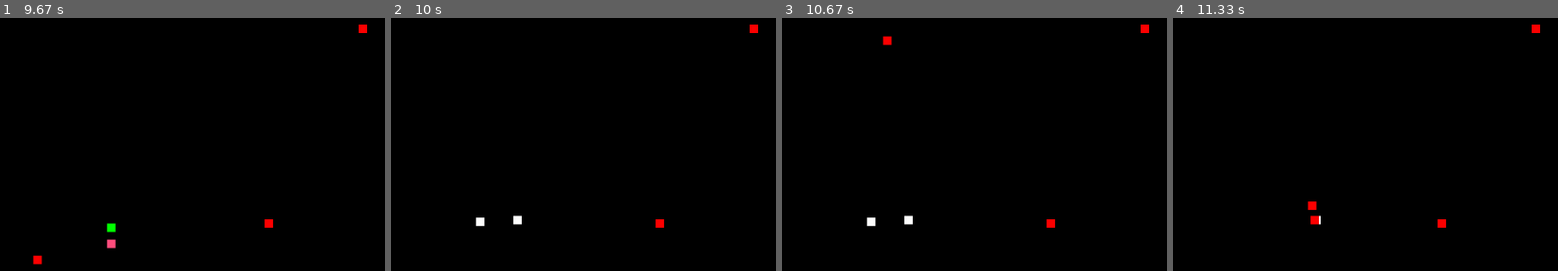
Above: before the commit, frames 1-4 (left to right).
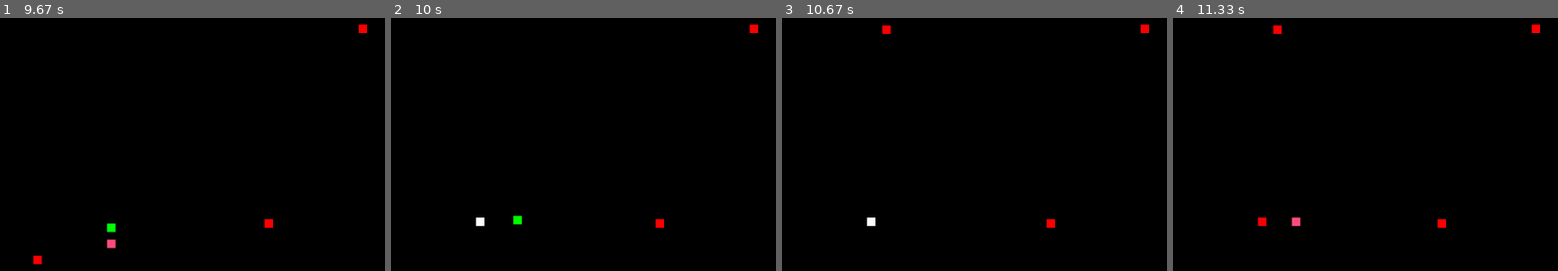
Above: after the commit, the same moments.

Repository: DominantaDev/battlepygame
Game: pygame game, started from main.py
Same seed, same stepped clock (60 frames per second), same inputs: the game is played once before the commit and once after it.
Inputs:
- Up to frame 1 (9.67 s): hold Right 0.33-0.8 s; tap D at 1.83, 7.4 s; tap A at 3.23, 8.73 s; tap S at 4.57 s; tap W at 6.07 s; hold Down from 9.63 s (still down)
- Up to frame 2 (10 s): keep holding Down
- Up to frame 3 (10.67 s): release Down at 10.1 s
- Up to frame 4 (11.33 s): no input
The pictures show only the part of the screen within x 30-80%, y 19-69%; the shares and areas given below are measured in that part.

Frame 1 is identical in both runs. In frame 2, less than 0.1% of the frame differs, in the area x 31-34%, y 78-82%; in frame 3, 0.3%; in frame 4, 0.5%, in the area x 22-39%, y 2-83%.

Commit message:
0.2.3.2.2 - виды врагов и статус-эффекты

Diff:
--- /dev/null
+++ b/classes/effect.py
@@ -0,0 +1,15 @@
+from components.component import Component
+
+
+class Effect:
+    def __init__(
+            self,
+            name: str,
+            action,
+            comp: Component = None,
+            once: bool = True
+    ):
+        self.name = name
+        self.action = action
+        self.comp = comp
+        self.once = once
--- a/classes/enum_components.py
+++ b/classes/enum_components.py
@@ -18,3 +18,4 @@
     SHARPNESS = auto()
     LIFETIME = auto()
     INFO = auto()
+    EFFECT = auto()
--- a/classes/enums.py
+++ b/classes/enums.py
@@ -22,3 +22,9 @@
 class ClassEnemy(Enum):
     MELEE = "Melee"
     RANGE = "Range"
+
+
+class EffectsEnum(Enum):
+    BURNING = auto()
+    SLOWNESS = auto()
+    FASTNESS = auto()
--- a/classes/enums_objs.py
+++ b/classes/enums_objs.py
@@ -4,8 +4,11 @@
 
 from classes.character import Character
 from classes.enemy import Enemy
-from classes.enums import ClassChar, ClassEnemy
+from classes.enum_components import EC
+from classes.enums import ClassChar, ClassEnemy, DamageType
 from classes.weapon import Weapon
+from components.damage import Damage
+from classes.effect import Effect
 from world import CEIL
 
 
@@ -58,7 +61,15 @@
         scale=Vector2(CEIL, CEIL),
         radius=1000,
         type_enemy=ClassEnemy.RANGE,
-        weapon=Weapon(
-            30, 10000, 30, 3000, 10000
-        )
+        weapon=Weapon(30, 10000, 30, 3000, 10000)
     )
+
+
+class EffectsEnum(Enum):
+    BURNING = Effect(
+        "Burning",
+        lambda obj, force: obj.PinComponent(
+            Damage(force, DamageType.MAGIC, False)),
+        None,
+        False
+    )
--- a/components/component.py
+++ b/components/component.py
@@ -1,4 +1,7 @@
+import copy
+
 from classes.enum_components import EC
+from classes.timer import Timer
 
 
 class Component:
@@ -7,3 +10,11 @@
             title: EC
     ):
         self.title = title
+
+    def save(
+            self,
+            delay
+    ):
+        i = copy.deepcopy(self)
+        Timer(delay, lambda: (self := copy.deepcopy(i)), False)
+        return self
--- a/components/damage.py
+++ b/components/damage.py
@@ -9,9 +9,11 @@
     def __init__(
             self,
             value: int = 10,
-            dmg_type: DamageType = DamageType.PHYSICAL
+            dmg_type: DamageType = DamageType.PHYSICAL,
+            invul_on: bool = True
     ):
         super().__init__(type(self)._title)
 
         self.value = value
         self.dmg_type = dmg_type
+        self.invul_on = invul_on
--- /dev/null
+++ b/components/effect_comp.py
@@ -0,0 +1,23 @@
+from classes.effect import Effect
+from classes.enum_components import EC
+from components.component import Component
+
+
+class EffectComp(Component):
+    _title = EC.EFFECT
+
+    def __init__(
+            self,
+            template: Effect,
+            duration: int,
+            force: float,
+            infinity: bool = False
+    ):
+        super().__init__(type(self)._title)
+
+        self.template = template
+        self.duration = duration
+        self.force = force
+        self.infinity = infinity
+
+        self.done = False
--- a/components/lifetime.py
+++ b/components/lifetime.py
@@ -26,5 +26,5 @@
             last_pos: Vector2,
             speed: float
     ):
-        print(f"{(last_pos-first_pos).len/speed} секунд ибо speed={speed}, дистанция={(last_pos-first_pos).len}")
+        # print(f"{(last_pos-first_pos).len/speed} секунд ибо speed={speed}, дистанция={(last_pos-first_pos).len}")
         return Lifetime(((last_pos-first_pos).len/speed)*1000, parent)
--- a/main.py
+++ b/main.py
@@ -9,6 +9,7 @@
 from systems.ai_system import AISystem
 from systems.collider_system import ColliderSystem
 from systems.damage_system import DamageSystem
+from systems.effect_system import EffectSystem
 from systems.hp_system import HPSystem
 from systems.impulse_system import ImpulseSystem
 from systems.input_system import InputSystem
@@ -74,6 +75,7 @@
     for ent in Object.ALL:
         InputSystem.Apply(ent)
         AISystem.Apply(ent)
+        EffectSystem.Apply(ent)
         MovementSystem.Apply(ent)
         ColliderSystem.Apply(ent)
         DamageSystem.Apply(ent)
@@ -81,6 +83,7 @@
         HPSystem.Apply(ent)
         RenderSystem.Apply(ent)
 
+    print(player.GetComponent(EC.HP).value)
     # Cycle-end
     pygame.display.update()
     world.screen.fill(world.screen_color)
--- a/systems/collider_system.py
+++ b/systems/collider_system.py
@@ -1,9 +1,11 @@
 from area import Area
+from classes import enums_objs
 from classes.enum_components import EC
 from classes.enums import ColInterType
 from classes.object import Object
 from classes.timer import Timer
 from components.damage import Damage
+from components.effect_comp import EffectComp
 from components.impulse import Impulse
 from systems.system import System
 from vector2 import Vector2
@@ -27,19 +29,6 @@
 
         if None in (vel_comp, trans_comp, coll_comp):
             return
-
-        # if ai_comp:
-        #     for i in ai_comp.victims:
-        #         i_col_comp = i.GetComponent(EC.COLLIDER)
-        #         i_trans_comp = i.GetComponent(EC.TRANSFORM)
-        #         if None not in (i_col_comp, i_trans_comp):
-        #             if ColliderSystem.Check(ent, i)[bool]:
-        #                 if mat_comp.thorny:
-        #                     if not i.GetComponent(EC.HP).invul_status:
-        #                         if team_comp not in (None, i.GetComponent(EC.TEAM)):
-        #                             i.PinComponent(Damage(10))
-        #                             i.AddComponent(
-        #                                 Impulse(i_trans_comp.pos-trans_comp.pos, 40))
 
         for i in Object.ALL:
             if i.GetComponent(EC.COLLIDER).static:
@@ -69,6 +58,8 @@
                             i.PinComponent(Damage(sharp_comp.dmg))
                             i.AddComponent(Impulse(i.GetComponent(
                                 EC.TRANSFORM).pos-trans_comp.pos, sharp_comp.imp))
+                            i.PinComponent(EffectComp(
+                                enums_objs.EffectsEnum.BURNING, 5000, 5))
                             if None != i_ai_comp and not i_ai_comp.stunning:
                                 i_ai_comp.stunning = True
                                 Timer(1000, lambda comp=i_ai_comp: setattr(
--- a/systems/damage_system.py
+++ b/systems/damage_system.py
@@ -22,12 +22,13 @@
                 hp_comp.value -= i.value
                 victim.UnpinComponent(i)
 
-            hp_comp.invul_status = True
-            print("получил неузвимость")
+            if i.invul_on:
+                hp_comp.invul_status = True
+                # print("получил неузвимость")
 
-            ren = victim.GetComponent(EC.RENDER)
-            old_color = ren.color
-            Timer(hp_comp.invul_frames,
-                  lambda: (setattr(hp_comp, "invul_status", False),
-                           setattr(ren, "color", old_color)))
-            ren.color = consts.WHITE
+                ren = victim.GetComponent(EC.RENDER)
+                old_color = ren.color
+                Timer(hp_comp.invul_frames,
+                      lambda: (setattr(hp_comp, "invul_status", False),
+                               setattr(ren, "color", old_color)))
+                ren.color = consts.WHITE
--- /dev/null
+++ b/systems/effect_system.py
@@ -0,0 +1,28 @@
+from classes.enum_components import EC
+from classes.timer import Timer
+from systems.system import System
+from classes.object import Object
+import world
+
+
+class EffectSystem(System):
+    @staticmethod
+    def Apply(
+            victim: Object
+    ):
+        eff_comp = victim.GetComponent(EC.EFFECT)
+
+        if None == (eff_comp):
+            return
+
+        for eff in eff_comp:
+            if not eff.done:
+                eff.template.value.comp.copy() if eff.template.value.comp else None
+                Timer(eff.duration, lambda: victim.UnpinComponent(
+                    eff), eff.infinity)
+                eff.done = True
+                if eff.template.value.once:
+                    eff.template.value.action(victim, eff.force*world.dt)
+                # print(eff.duration, eff.force, eff.infinity)
+            if not eff.template.value.once:
+                eff.template.value.action(victim, eff.force*world.dt)
